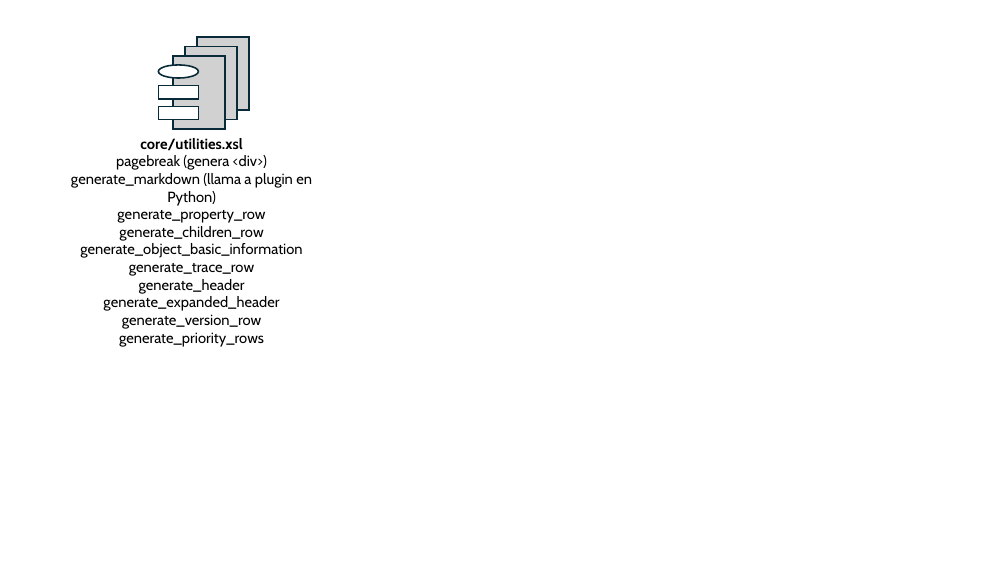
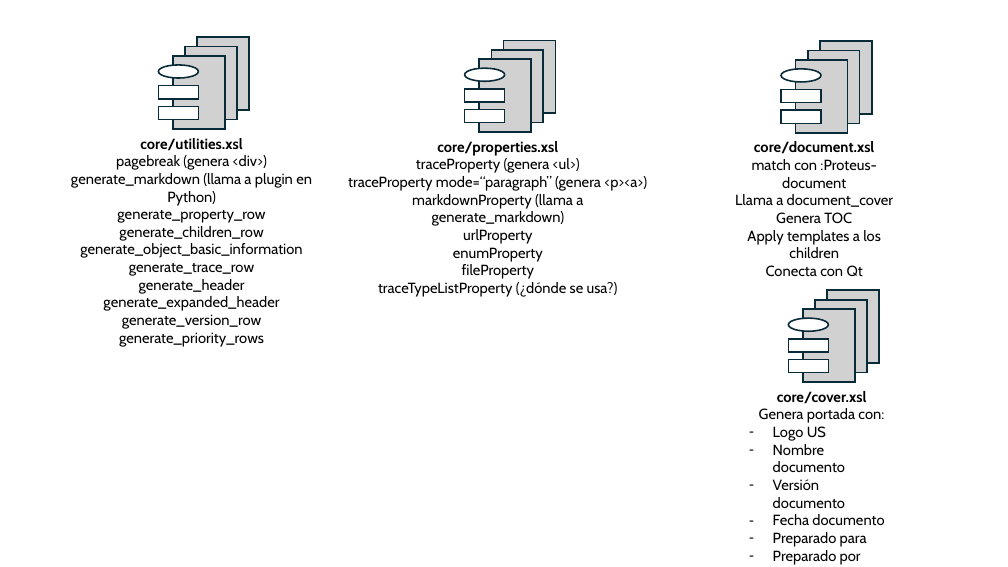
Before and after one commit to proteus-University-of-Seville/proteus-core, a slide deck: slide 2 of documentation/Refactorización XLST.pptx. Drawn at 1008x567 pixels with LibreOffice and Linux fonts; fonts in the diff are those of the drawing. Boxes give left, top, right and bottom in pixels: in the first picture for what was removed or moved away, otherwise in the second. Text is boxed around its words. In the diff, an @@ line names an element or a change of style, - is before the commit and + after.

```diff
--- a/documentation/Refactorización XLST.pptx
+++ b/documentation/Refactorización XLST.pptx
@@ group added at [348,40,647,297]: 5 rectangles, 1 ellipse, 1 text @@
+core/properties.xsl
+traceProperty (genera <ul>)
+traceProperty mode=“paragraph” (genera <p><a>)
+markdownProperty (llama a generate_markdown)
+urlProperty
+enumProperty
+fileProperty
+traceTypeListProperty (¿dónde se usa?)
@@ group added at [735,41,893,277]: 5 rectangles, 1 ellipse, 1 text @@
+core/document.xsl
+match con :Proteus-document
+Llama a document_cover
+Genera TOC
+Apply templates a los children
+Conecta con Qt
@@ group added at [759,290,884,565]: 5 rectangles, 1 ellipse, 1 text @@
+core/cover.xsl
+Genera portada con:
+– Logo US
+– Nombre documento
+– Versión documento
+– Fecha documento
+– Preparado para
+– Preparado por
```
Also in this commit, not shown: 7 other files.
